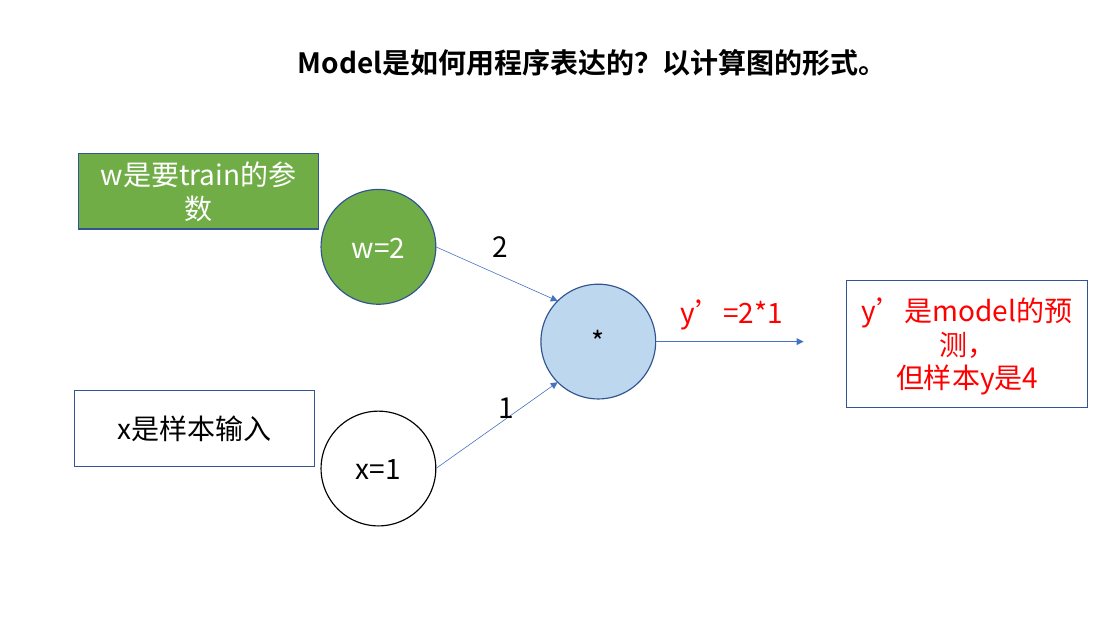
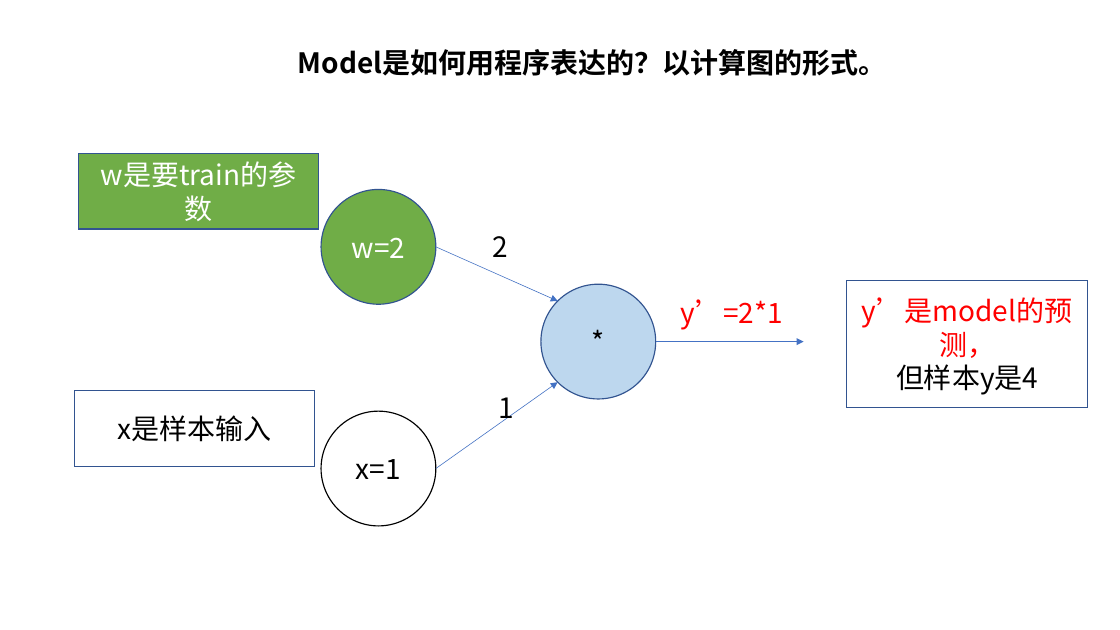
Before and after one commit to owenliang/pytorch-transformer, a slide deck: slide 4 of ref/AI是如何学习的.pptx. Drawn at 1120x630 pixels with LibreOffice and Linux fonts; fonts in the diff are those of the drawing. Boxes give left, top, right and bottom in pixels: in the first picture for what was removed or moved away, otherwise in the second. Text is boxed around its words. In the diff, an @@ line names an element or a change of style, - is before the commit and + after.

```diff
--- a/ref/AI是如何学习的.pptx
+++ b/ref/AI是如何学习的.pptx
@@ text in rectangle at [896, 364, 1038, 395]: text colour #FF0000 to #000000 in "但样本y是4" @@
```
Also in this commit, not shown: 1 other slide changed, 1 slide added.
